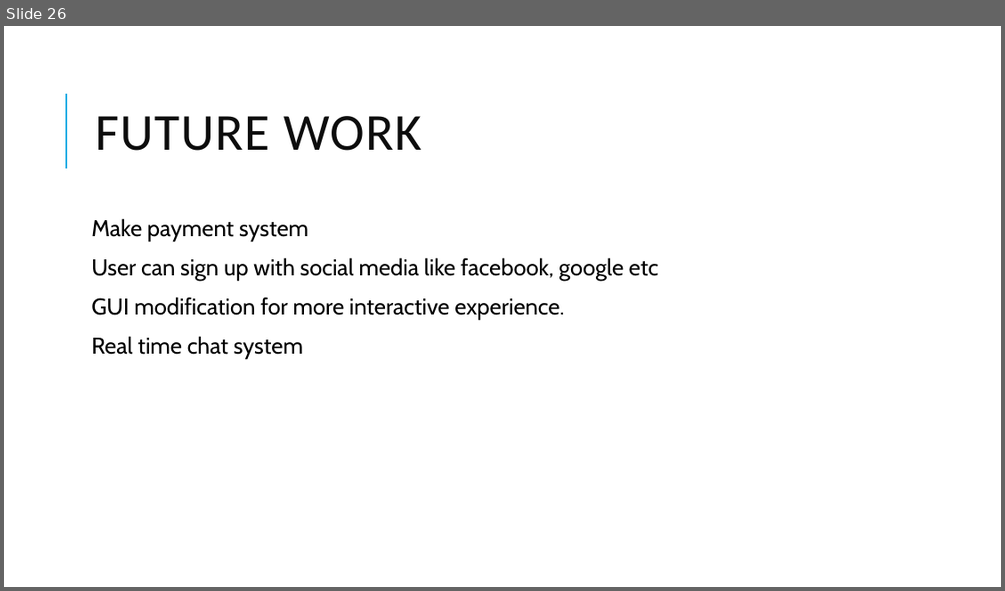
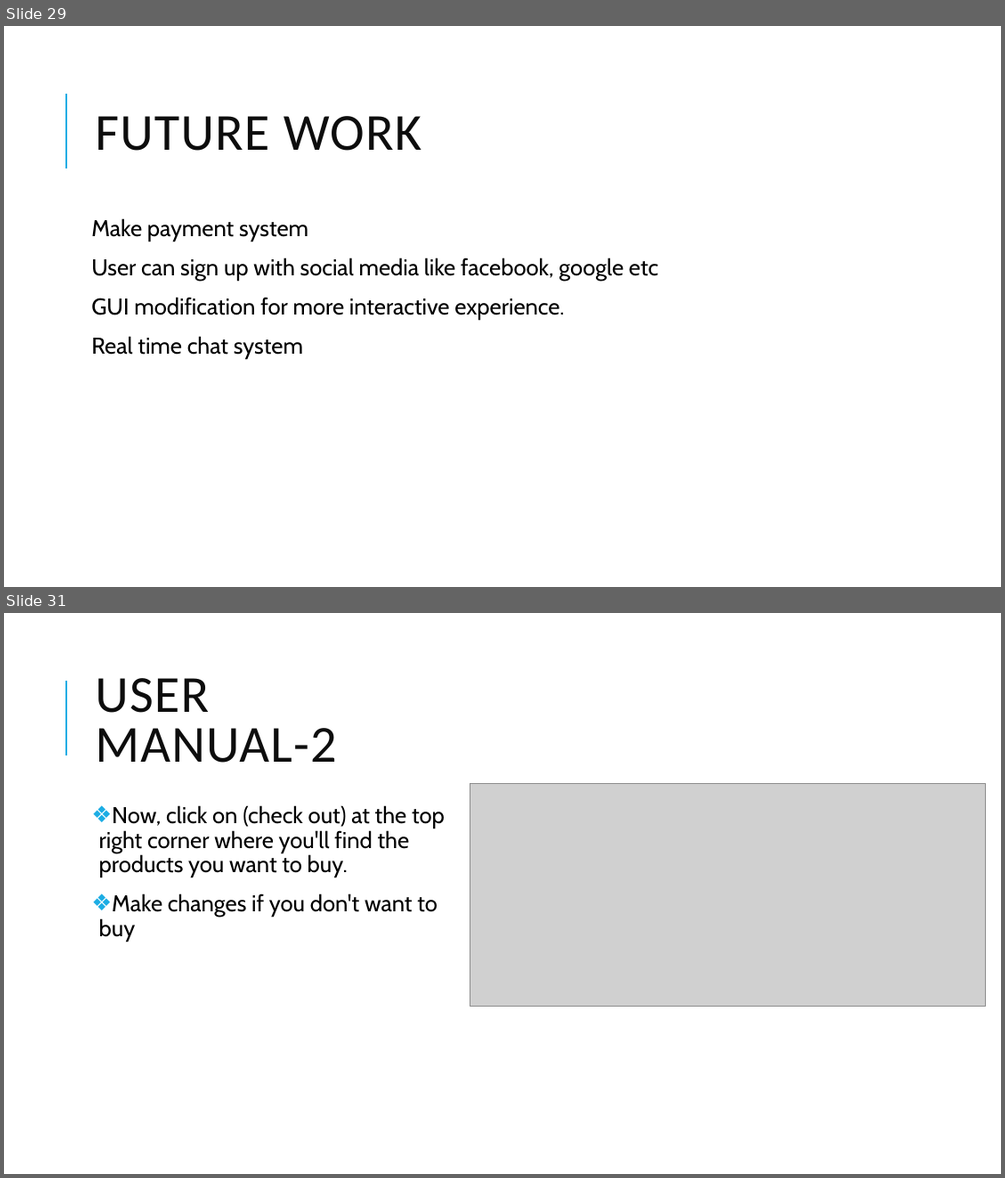
Before and after one commit to admondtamang/e-commerce-cp, a slide deck: E-commerce site.pptx. Shown one above the other, each under a label of ours: slide 26 before the commit, slides 29 and 31 after it; the slides between them are not shown. The pictures are 1005x591 and 1005x1178 pixels, drawn with LibreOffice and Linux fonts; fonts in the diff are those of the drawing; grey boxes stand for pictures. Boxes give left, top, right and bottom in pixels: in the first picture for what was removed or moved away, otherwise in the second. Text is boxed around its words. In the diff, an @@ line names an element or a change of style, - is before the commit and + after.

```diff
--- a/E-commerce site.pptx
+++ b/E-commerce site.pptx
@@ slide 31 added at (x1=4, y1=613, x2=1001, y2=1174), background #FFFFFF; not listed: 1 template element that a slide beside it also shows @@
@@ title added at (x1=95, y1=678, x2=336, y2=763), 50 pt, text #0D0D0D @@
+USER MANUAL-2
@@ picture added at (x1=470, y1=784, x2=986, y2=1006) @@
@@ text added at (x1=99, y1=805, x2=445, y2=941), 22 pt, text #000000 @@
+❖ Now, click on (check out) at the top right corner where you'll find the products you want to buy.
+❖ Make changes if you don't want to buy
@@ what was slide 26 is now slide 29 @@
```
Also in this commit, not shown: 8 slides changed, 7 other slides added, 24 other files.
